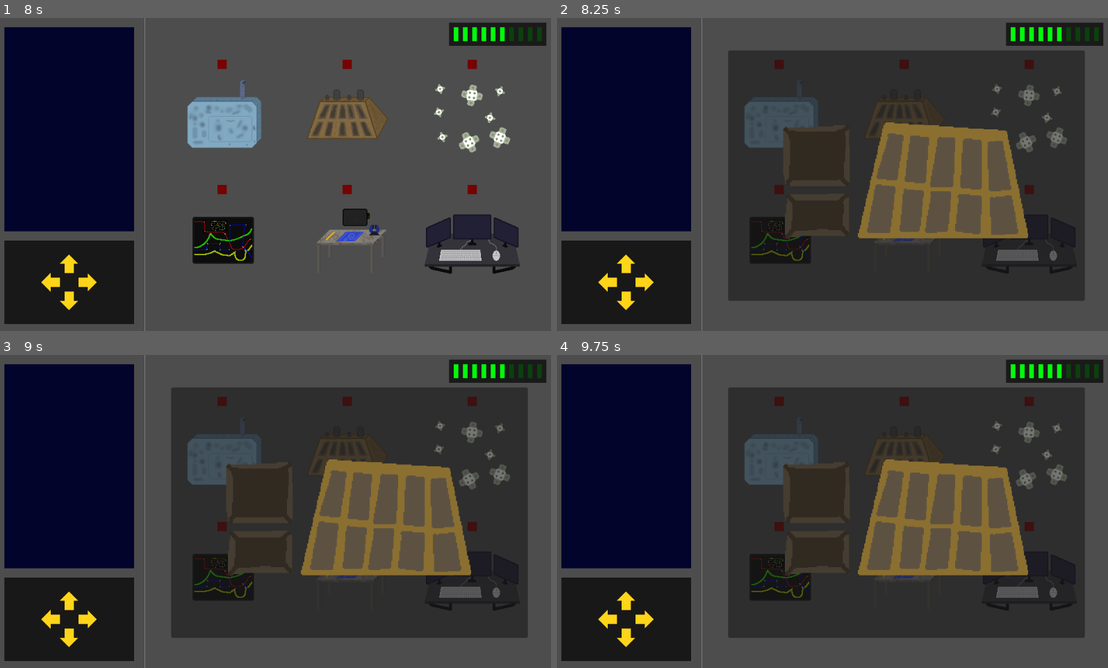
Above: before the commit, frames 1-4 (two rows, left to right).
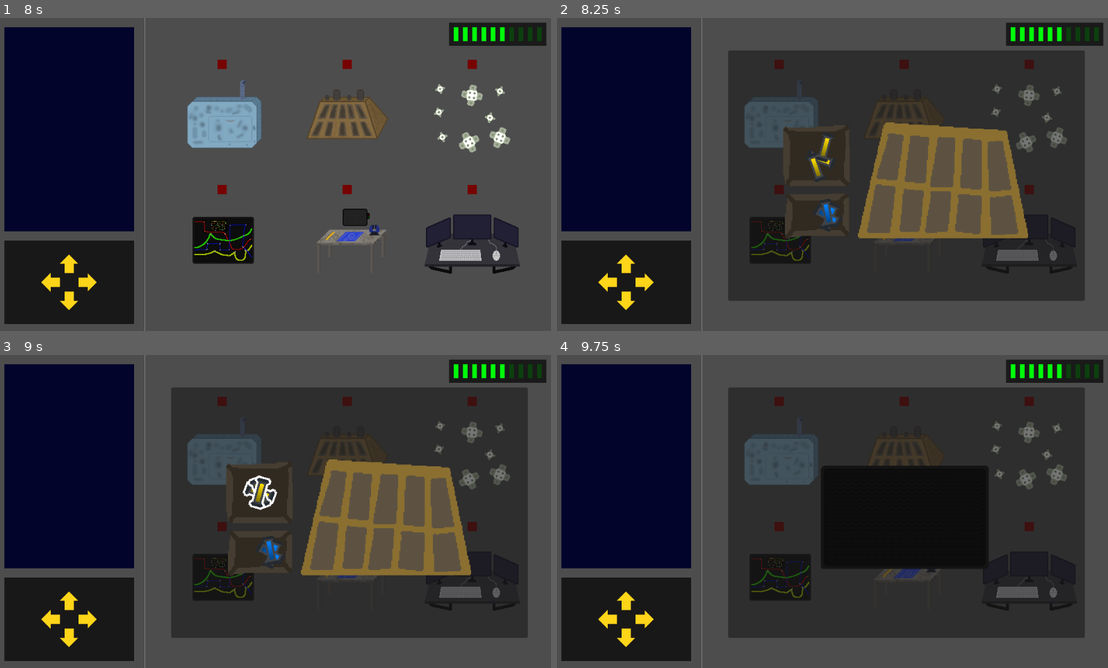
Above: after the commit, the same moments.

Repository: kedalovo/-SG-Spaceship-Management
Game: Godot game, scene res://Game Scene/Game.tscn
Two runs of this game, one before a commit and one after it. Both use one fixed random seed, a clock stepped at 60 frames per second and the inputs below.
Inputs (mouse positions are in pixels of both pictures, inside the frame that each line leads up to):
- Up to frame 1 (8 s): tap Enter at 0.5, 2, 3.5 s; move the mouse to (220, 115) at 0.52 s; hold ` (test) 0.53-1.28 s; click (220, 115) at 0.67 s; tap Space (test1) at 1.25, 1.35, 2.75, 2.85, 4.25, 4.35, 5.85, 7.35 s; move the mouse to (347, 115) at 1.27 s; click (347, 115) at 1.42 s; move the mouse to (473, 115) at 2.02 s; hold ` (test) 2.03-2.78 s; click (473, 115) at 2.17 s; move the mouse to (220, 240) at 2.77 s; click (220, 240) at 2.92 s; move the mouse to (347, 240) at 3.52 s; hold ` (test) 3.53-4.28 s; click (347, 240) at 3.67 s; move the mouse to (473, 240) at 4.27 s; click (473, 240) at 4.42 s; move the mouse to (347, 174) at 5.02 s; hold ` (test) 5.03-5.78 s; click (347, 174) at 5.17 s; move the mouse to (187, 96) at 5.77 s; click (187, 96) at 5.92 s; move the mouse to (396, 158) at 6.52 s; hold ` (test) 6.53-7.28 s; click (396, 158) at 6.67 s; move the mouse to (159, 190) at 7.27 s; click (159, 190) at 7.42 s
- Up to frame 2 (8.25 s): move the mouse to (887, 105) at 8.02 s; hold ` (test) from 8.03 s (still down); click (887, 105) at 8.17 s
- Up to frame 3 (9 s): move the mouse to (258, 492) at 8.77 s; release ` (test) at 8.78 s; tap Space (test1) at 8.85 s; click (258, 492) at 8.92 s
- Up to frame 4 (9.75 s): move the mouse to (815, 552) at 9.52 s; hold ` (test) from 9.53 s (still down); click (815, 552) at 9.67 s

Frame 1 is identical in both runs. In frame 2, 0.5% of the frame differs, in the area x 45-52%, y 37-69%; in frame 3, 0.6%; in frame 4, 13%, in the area x 40-86%, y 33-71%.

Commit message:
Added void return value to functions where needed. Working on engines, almost finished logic for taking and placing the fuel/coolant cells. Can add cells to tanks

Diff:
--- a/Game Scene/Game.tscn
+++ b/Game Scene/Game.tscn
@@ -312,7 +312,7 @@
 offset_top = 56.0
 offset_right = 920.0
 offset_bottom = 488.0
-mouse_filter = 1
+mouse_filter = 2
 
 [node name="ActiveArea" type="Area2D" parent="SystemCloseUpMarker"]
 position = Vector2(308, 216)
@@ -321,14 +321,7 @@
 
 [node name="Shape" type="CollisionShape2D" parent="SystemCloseUpMarker/ActiveArea"]
 shape = SubResource("RectangleShape2D_672kh")
-
-[node name="InputStopper" type="Control" parent="SystemCloseUpMarker"]
-layout_mode = 1
-anchors_preset = 15
-anchor_right = 1.0
-anchor_bottom = 1.0
-grow_horizontal = 2
-grow_vertical = 2
+debug_color = Color(0, 0.6, 0.7, 0.42)
 
 [node name="Systems" type="Node2D" parent="."]
 position = Vector2(608, 280)
--- a/Game Scene/game.gd
+++ b/Game Scene/game.gd
@@ -2,7 +2,7 @@
 
 
 @onready var life_support_system: system = $"Systems/Life Support System"
-@onready var engines_system: system = $"Systems/Engines System"
+@onready var engines_system: engines = $"Systems/Engines System"
 @onready var hull_system: system = $"Systems/Hull System"
 @onready var electrical_system: system = $"Systems/Electrical System"
 @onready var external_system: system = $"Systems/External System"
@@ -17,6 +17,15 @@
 var current_system_idx: int = -1
 
 var is_mouse_inside: bool
+
+
+func _ready() -> void:
+	engines_system.add_fuel()
+	engines_system.add_fuel()
+	engines_system.add_fuel()
+	engines_system.add_coolant()
+	engines_system.add_coolant()
+	engines_system.add_coolant()
 
 
 func _input(event: InputEvent) -> void:
--- /dev/null
+++ b/Systems/Engines/Cell/cell.gd
@@ -0,0 +1,73 @@
+extends Node2D
+
+class_name Cell
+
+
+@onready var outline: Sprite2D = $Outline
+@onready var break_sprite: Sprite2D = $Break
+@onready var progress: TextureProgressBar = $Progress
+
+
+var type: game_manager.engine_cell_types
+
+var start_pos: Vector2
+
+var health: int = 100
+
+var is_held: bool = false
+var is_depleting: bool = false
+var is_depleted: bool = false
+var is_destroyed: bool = false
+
+
+func use(amount: int) -> void:
+	if is_depleting and !is_destroyed and !is_held:
+		health -= amount
+		if health <= 0:
+			health = 0
+			is_depleting = false
+			is_depleted = true
+		progress.value = health / 5.55556
+
+
+func place_into_slot(slot_pos: Vector2, slot_rot: int) -> void:
+	position = slot_pos
+	rotation_degrees = slot_rot
+	is_depleting = true
+	is_held = false
+	outline.hide()
+
+
+func set_type(new_type: game_manager.engine_cell_types) -> void:
+	if type != null:
+		type = new_type
+		if new_type == game_manager.engine_cell_types.FUEL:
+			progress.modulate = Color("ffdd00")
+		else:
+			progress.modulate = Color("0081ff")
+
+
+func destroy() -> void:
+	is_depleting = false
+	is_destroyed = true
+	break_sprite.show()
+
+
+func _physics_process(_delta: float) -> void:
+	if is_held:
+		global_position = get_global_mouse_position()
+
+
+func _on_area_input_event(_viewport: Node, event: InputEvent, _shape_idx: int) -> void:
+	if event is InputEventMouseButton and event.is_pressed() and Input.is_mouse_button_pressed(MOUSE_BUTTON_LEFT):
+		is_held = true
+
+
+func _on_area_mouse_entered() -> void:
+	if !is_depleting:
+		outline.show()
+
+
+func _on_area_mouse_exited() -> void:
+	if !is_depleting and !is_held:
+		outline.hide()
--- /dev/null
+++ b/Systems/Engines/Cell/cell.tscn
@@ -0,0 +1,52 @@
+[gd_scene load_steps=8 format=3 uid="uid://d1cvxytylxajs"]
+
+[ext_resource type="Texture2D" uid="uid://dmxj84rvqsyqo" path="res://Systems/Engines/Assets/Engine Cell.png" id="1_5hapf"]
+[ext_resource type="Script" path="res://Systems/Engines/Cell/cell.gd" id="1_ly8ur"]
+[ext_resource type="Texture2D" uid="uid://205aaekh6lm1" path="res://Systems/Engines/Assets/Engine Cell Outline.png" id="3_0t4ec"]
+[ext_resource type="Texture2D" uid="uid://cfwuu5avini0b" path="res://Systems/Engines/Assets/Engine Cell Break.png" id="3_t8uae"]
+
+[sub_resource type="Gradient" id="Gradient_dtpwg"]
+colors = PackedColorArray(0.53125, 0.53125, 0.53125, 1, 1, 1, 1, 1)
+
+[sub_resource type="GradientTexture2D" id="GradientTexture2D_eenfp"]
+gradient = SubResource("Gradient_dtpwg")
+width = 4
+height = 18
+fill_from = Vector2(1, 1)
+
+[sub_resource type="RectangleShape2D" id="RectangleShape2D_a431s"]
+size = Vector2(12, 28)
+
+[node name="Cell" type="Node2D"]
+script = ExtResource("1_ly8ur")
+
+[node name="Sprite" type="Sprite2D" parent="."]
+texture = ExtResource("1_5hapf")
+
+[node name="Progress" type="TextureProgressBar" parent="."]
+offset_left = -2.0
+offset_top = -9.0
+offset_right = 2.0
+offset_bottom = 9.0
+max_value = 18.0
+value = 18.0
+rounded = true
+fill_mode = 3
+texture_progress = SubResource("GradientTexture2D_eenfp")
+
+[node name="Break" type="Sprite2D" parent="."]
+visible = false
+texture = ExtResource("3_t8uae")
+
+[node name="Outline" type="Sprite2D" parent="."]
+visible = false
+texture = ExtResource("3_0t4ec")
+
+[node name="Area" type="Area2D" parent="."]
+
+[node name="Shape" type="CollisionShape2D" parent="Area"]
+shape = SubResource("RectangleShape2D_a431s")
+
+[connection signal="input_event" from="Area" to="." method="_on_area_input_event"]
+[connection signal="mouse_entered" from="Area" to="." method="_on_area_mouse_entered"]
+[connection signal="mouse_exited" from="Area" to="." method="_on_area_mouse_exited"]
--- a/Systems/Engines/Slot/slot.gd
+++ b/Systems/Engines/Slot/slot.gd
@@ -4,6 +4,7 @@
 signal cell_inserted(slot_idx: int, cell_type: game_manager.engine_cell_types)
 
 @export var index: int
+@export var cell_angle: int
 
 var slot_type: game_manager.engine_cell_types
 
@@ -13,8 +14,8 @@
 
 
 func _on_mouse_entered() -> void:
-	print("Entered slot: ", index)
+	pass
 
 
 func _on_mouse_exited() -> void:
-	print("Exited slot: ", index)
+	pass
--- a/Systems/Engines/engines_system.gd
+++ b/Systems/Engines/engines_system.gd
@@ -1,21 +1,61 @@
 extends system
 
 
+class_name engines
+
+
+const CELL_SCENE = preload("res://Systems/Engines/Cell/cell.tscn")
+
+@onready var cells_container: Node2D = $Cells
+
+
+func add_fuel() -> void:
+	var new_cell := create_cell(game_manager.engine_cell_types.FUEL)
+	new_cell.position = Vector2(randf_range(-100.0, -70.0), randf_range(-40.0, -10.0))
+	new_cell.rotation_degrees = randf() * 360
+
+
+func add_coolant() -> void:
+	var new_cell := create_cell(game_manager.engine_cell_types.COOLANT)
+	new_cell.position = Vector2(randf_range(-95.0, -70.0), randf_range(26.0, 42.0))
+	new_cell.rotation_degrees = randf() * 360
+
+
+func create_cell(new_type: game_manager.engine_cell_types) -> Cell:
+	var new_cell = CELL_SCENE.instantiate()
+	cells_container.add_child(new_cell)
+	new_cell.set_type(new_type)
+	return new_cell
+
+
+func _input(event: InputEvent) -> void:
+	if event is InputEventMouseButton and event.is_released() and !Input.is_mouse_button_pressed(MOUSE_BUTTON_LEFT):
+		print("Released")
+
+
 func _on_slot_cell_inserted(slot_idx: int, cell_type: game_manager.engine_cell_types) -> void:
-	prints(slot_idx, str(cell_type))
+	pass
 
 
 func _on_fuel_area_mouse_entered() -> void:
-	print("Fuel entered")
+	pass
 
 
 func _on_fuel_area_mouse_exited() -> void:
-	print("Fuel exited")
+	pass
 
 
 func _on_coolant_area_mouse_entered() -> void:
-	print("Coolant entered")
+	pass
 
 
 func _on_coolant_area_mouse_exited() -> void:
-	print("Coolant exited")
+	pass
+
+
+func _on_fuel_timer_timeout() -> void:
+	pass # Replace with function body.
+
+
+func _on_coolant_timer_timeout() -> void:
+	pass # Replace with function body.
--- a/Systems/Engines/engines_system.tscn
+++ b/Systems/Engines/engines_system.tscn
@@ -28,11 +28,13 @@
 [node name="Shape" type="CollisionShape2D" parent="Coolant Area"]
 shape = SubResource("RectangleShape2D_41o6x")
 
-[node name="Cell Slots" type="Node" parent="."]
+[node name="Cell Slots" type="Node2D" parent="."]
 
 [node name="Slot 1" type="Area2D" parent="Cell Slots"]
 position = Vector2(-12, -22)
 script = ExtResource("3_q8nis")
+cell_angle = 75
+metadata/_edit_group_ = true
 
 [node name="Polygon" type="CollisionPolygon2D" parent="Cell Slots/Slot 1"]
 polygon = PackedVector2Array(-3, -25, 12, -23, 5, 22, -16, 20)
@@ -41,6 +43,8 @@
 position = Vector2(13, -19)
 script = ExtResource("3_q8nis")
 index = 1
+cell_angle = 85
+metadata/_edit_group_ = true
 
 [node name="Polygon" type="CollisionPolygon2D" parent="Cell Slots/Slot 2"]
 polygon = PackedVector2Array(-7, -25, 11, -24, 8, 22, -13, 21)
@@ -49,6 +53,8 @@
 position = Vector2(40, -16)
 script = ExtResource("3_q8nis")
 index = 2
+cell_angle = 83
+metadata/_edit_group_ = true
 
 [node name="Polygon" type="CollisionPolygon2D" parent="Cell Slots/Slot 3"]
 polygon = PackedVector2Array(-6, -27, 11, -26, 8, 23, -15, 23)
@@ -57,6 +63,8 @@
 position = Vector2(66, -15)
 script = ExtResource("3_q8nis")
 index = 3
+cell_angle = 88
+metadata/_edit_group_ = true
 
 [node name="Polygon" type="CollisionPolygon2D" parent="Cell Slots/Slot 4"]
 polygon = PackedVector2Array(-8, -26, 11, -24, 10, 24, -10, 23)
@@ -65,6 +73,8 @@
 position = Vector2(93, -13)
 script = ExtResource("3_q8nis")
 index = 4
+cell_angle = 97
+metadata/_edit_group_ = true
 
 [node name="Polygon" type="CollisionPolygon2D" parent="Cell Slots/Slot 5"]
 polygon = PackedVector2Array(-10, -25, 4, -26, 13, 23, -9, 24)
@@ -73,6 +83,8 @@
 position = Vector2(-21, 28)
 script = ExtResource("3_q8nis")
 index = 5
+cell_angle = 80
+metadata/_edit_group_ = true
 
 [node name="Polygon" type="CollisionPolygon2D" parent="Cell Slots/Slot 6"]
 polygon = PackedVector2Array(-7, -24, 13, -22, 7, 24, -16, 24)
@@ -81,6 +93,8 @@
 position = Vector2(8, 29)
 script = ExtResource("3_q8nis")
 index = 6
+cell_angle = 82
+metadata/_edit_group_ = true
 
 [node name="Polygon" type="CollisionPolygon2D" parent="Cell Slots/Slot 7"]
 polygon = PackedVector2Array(-8, -21, 12, -19, 7, 22, -13, 22)
@@ -89,6 +103,8 @@
 position = Vector2(35, 30)
 script = ExtResource("3_q8nis")
 index = 7
+cell_angle = 83
+metadata/_edit_group_ = true
 
 [node name="Polygon" type="CollisionPolygon2D" parent="Cell Slots/Slot 8"]
 polygon = PackedVector2Array(-9, -19, 12, -19, 8, 22, -14, 21)
@@ -97,6 +113,8 @@
 position = Vector2(64, 32)
 script = ExtResource("3_q8nis")
 index = 8
+cell_angle = 87
+metadata/_edit_group_ = true
 
 [node name="Polygon" type="CollisionPolygon2D" parent="Cell Slots/Slot 9"]
 polygon = PackedVector2Array(-11, -18, 12, -17, 11, 21, -14, 19)
@@ -105,9 +123,19 @@
 position = Vector2(97, 34)
 script = ExtResource("3_q8nis")
 index = 9
+cell_angle = 98
+metadata/_edit_group_ = true
 
 [node name="Polygon" type="CollisionPolygon2D" parent="Cell Slots/Slot 10"]
 polygon = PackedVector2Array(-12, -18, 9, -19, 16, 19, -11, 20)
+
+[node name="FuelTimer" type="Timer" parent="."]
+wait_time = 0.3
+
+[node name="CoolantTimer" type="Timer" parent="."]
+wait_time = 0.2
+
+[node name="Cells" type="Node2D" parent="."]
 
 [connection signal="mouse_entered" from="Fuel Area" to="." method="_on_fuel_area_mouse_entered"]
 [connection signal="mouse_exited" from="Fuel Area" to="." method="_on_fuel_area_mouse_exited"]
@@ -153,3 +181,5 @@
 [connection signal="input_event" from="Cell Slots/Slot 10" to="Cell Slots/Slot 10" method="_on_input_event"]
 [connection signal="mouse_entered" from="Cell Slots/Slot 10" to="Cell Slots/Slot 10" method="_on_mouse_entered"]
 [connection signal="mouse_exited" from="Cell Slots/Slot 10" to="Cell Slots/Slot 10" method="_on_mouse_exited"]
+[connection signal="timeout" from="FuelTimer" to="." method="_on_fuel_timer_timeout"]
+[connection signal="timeout" from="CoolantTimer" to="." method="_on_coolant_timer_timeout"]
--- a/Systems/Life Support/Algae/algae.gd
+++ b/Systems/Life Support/Algae/algae.gd
@@ -14,7 +14,7 @@
 var is_held: bool = false
 
 
-func cook(damage: int):
+func cook(damage: int) -> void:
 	is_cooking = true
 	if !is_cooked:
 		health -= damage
--- a/Systems/Life Support/life_support_system.gd
+++ b/Systems/Life Support/life_support_system.gd
@@ -25,7 +25,7 @@
 	return total_hp
 
 
-func add_fuel():
+func add_fuel() -> void:
 	var new_algae = ALGAE_SCENE.instantiate()
 	algae_container.add_child(new_algae)
 	new_algae.position = Vector2(randi_range(-152, -72), -36)
--- a/Systems/system.gd
+++ b/Systems/system.gd
@@ -18,13 +18,13 @@
 	pass
 
 
-func fix():
+func fix() -> void:
 	pass
 
 
-func open():
+func open() -> void:
 	show()
 
 
-func close():
+func close() -> void:
 	hide()
--- a/project.godot
+++ b/project.godot
@@ -18,6 +18,10 @@
 [autoload]
 
 GameManager="*res://game_manager.gd"
+
+[debug]
+
+shapes/collision/shape_color=Color(0, 0.6, 0.701961, 0.188235)
 
 [display]
 
Binary file removed: Systems/Engines/Assets/Coolant Cell.png
Binary file added: Systems/Engines/Assets/Engine Cell Break.png
Not shown, changed: Systems/Engines/Assets/Engine Cell Break.png.import
Binary file added: Systems/Engines/Assets/Engine Cell Outline.png
Not shown, changed: Systems/Engines/Assets/Engine Cell Outline.png.import
Binary file added: Systems/Engines/Assets/Engine Cell.png
Not shown, added: Systems/Engines/Assets/Engine Cell.png.import
Binary file removed: Systems/Engines/Assets/Fuel Cell.png
